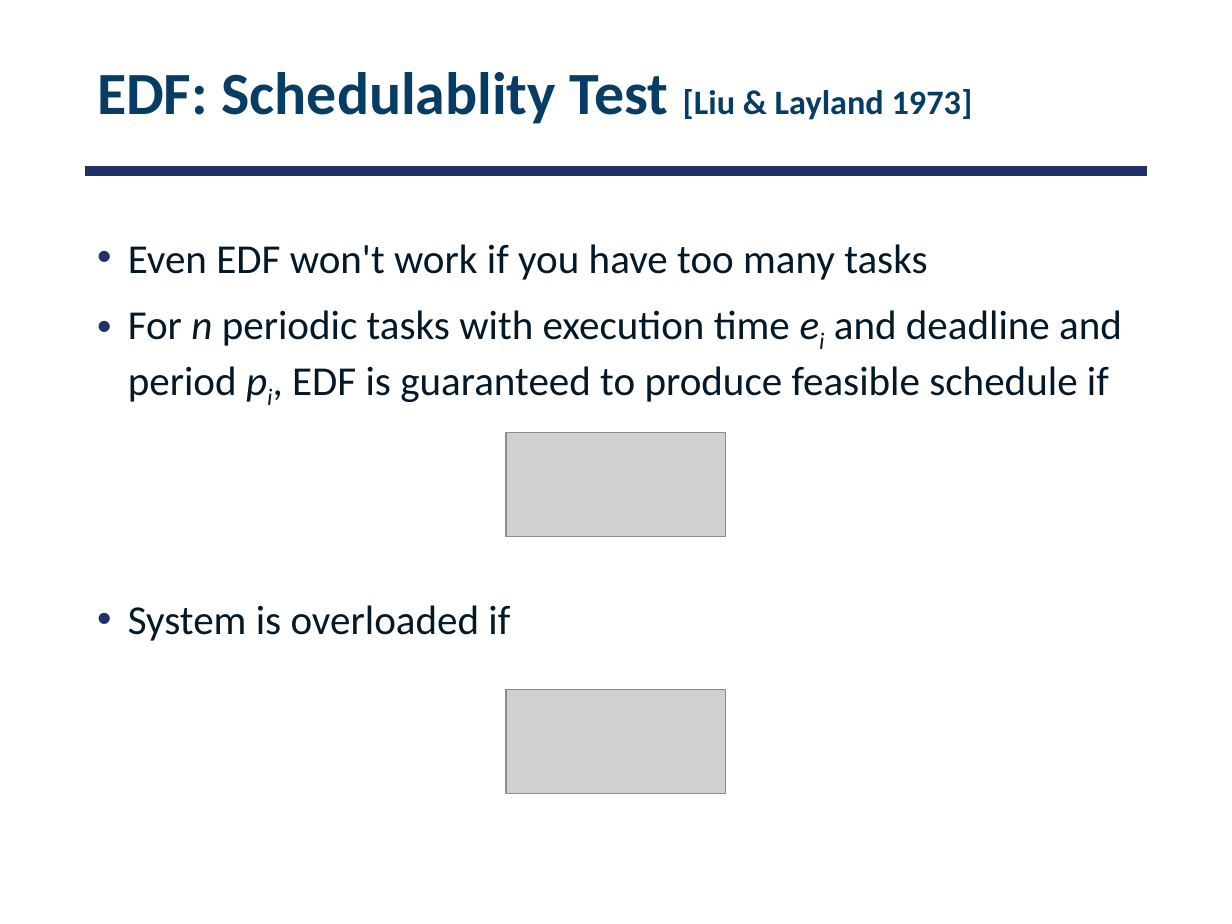
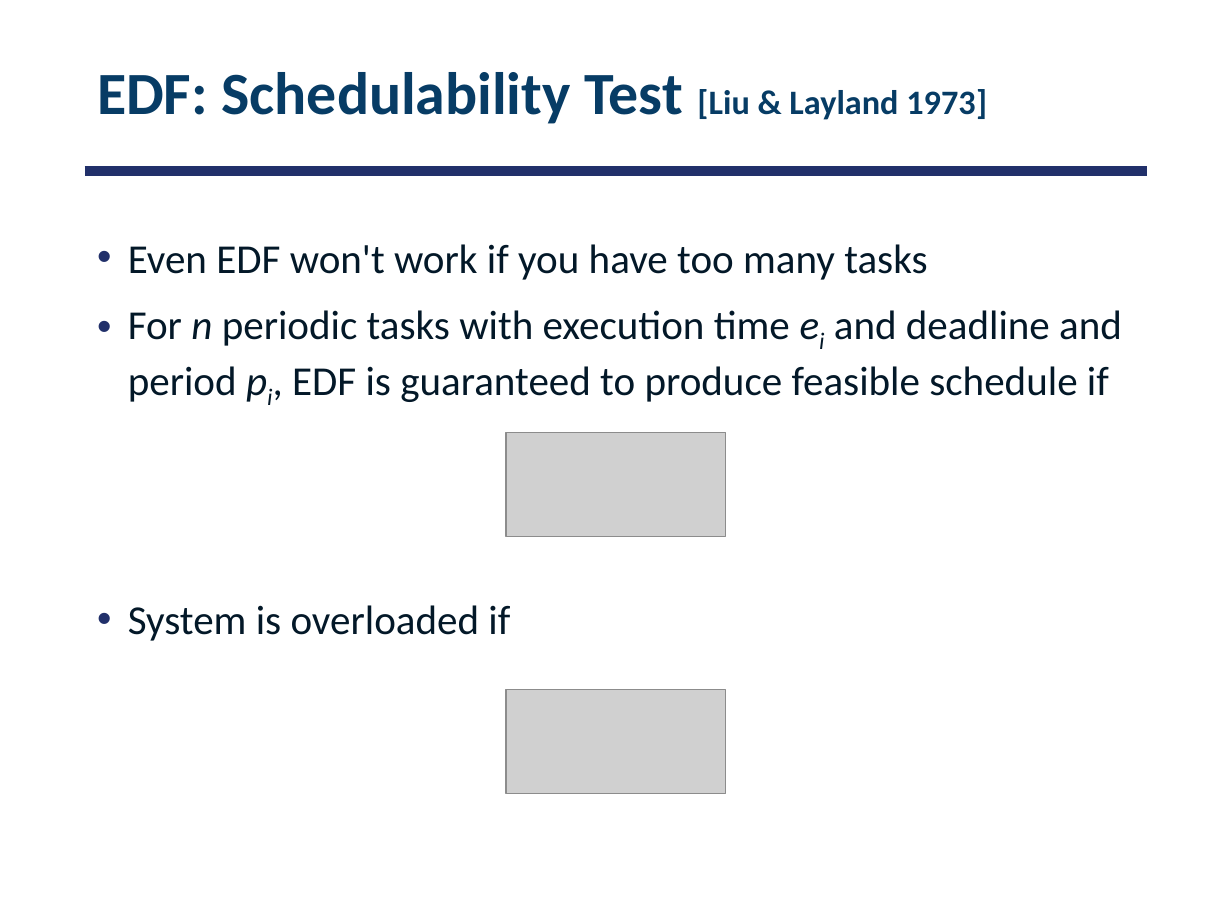
Before and after one commit to smajidzahedi/ECE350, a slide deck: slide 21 of 06-realtime.pptx. Drawn at 1232x924 pixels with LibreOffice and Linux fonts; fonts in the diff are those of the drawing; grey boxes stand for pictures. Boxes give left, top, right and bottom in pixels: in the first picture for what was removed or moved away, otherwise in the second. Text is boxed around its words. In the diff, an @@ line names an element or a change of style, - is before the commit and + after.

```diff
--- a/06-realtime.pptx
+++ b/06-realtime.pptx
@@ title at [97, 72, 987, 124]: text changed @@
-EDF: Schedulablity Test [Liu & Layland 1973]
+EDF: Schedulability Test [Liu & Layland 1973]
```
Also in this commit, not shown: 2 other slides changed, 1 other file.
